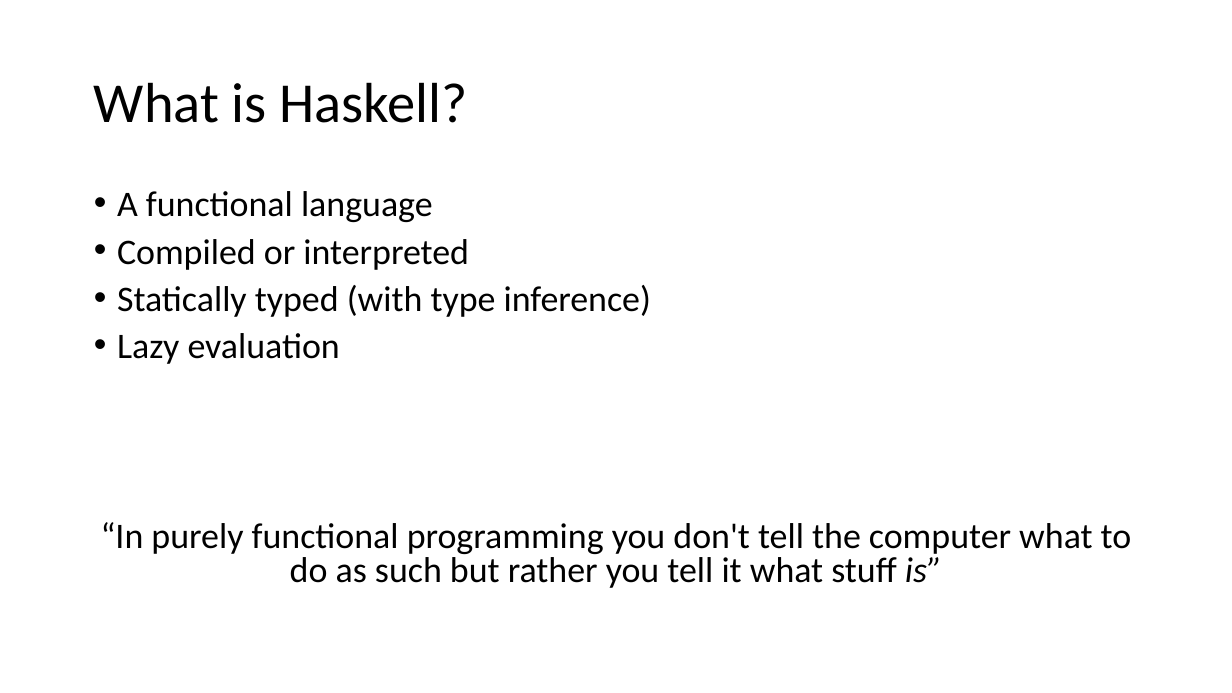
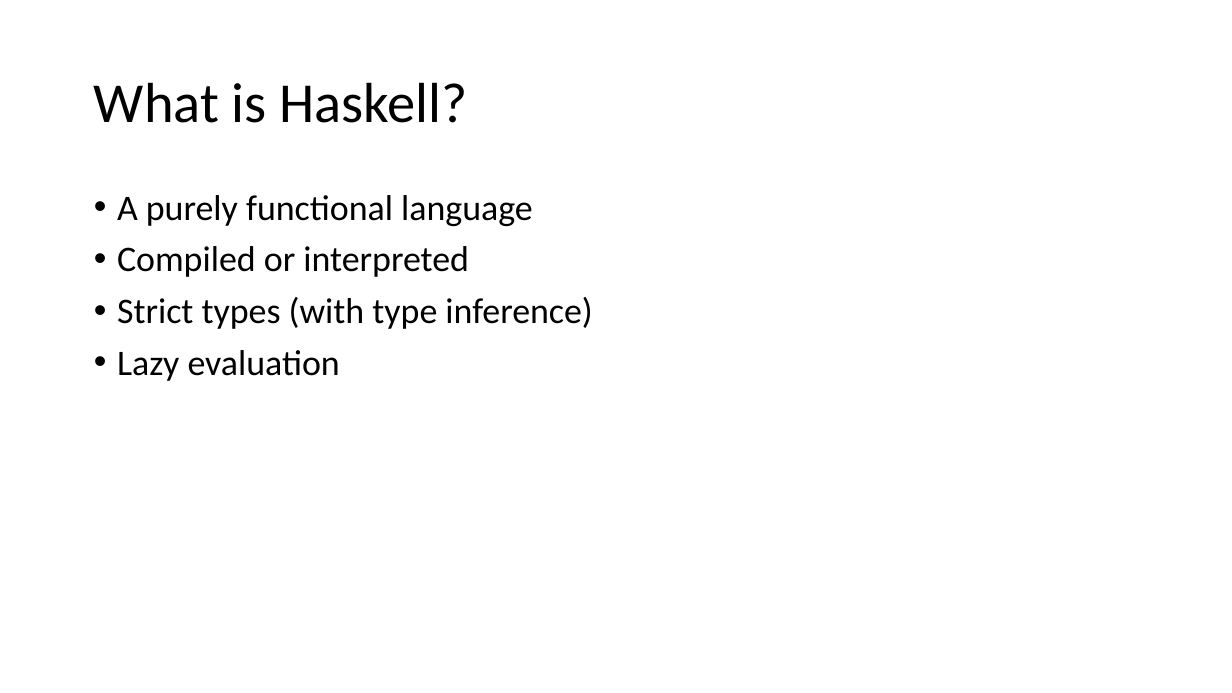
Before and after one commit to JGShaw/Haskell-Brown-Bag, a slide deck: slide 4 of slides.pptx. Drawn at 1232x693 pixels with LibreOffice and Linux fonts; fonts in the diff are those of the drawing. Boxes give left, top, right and bottom in pixels: in the first picture for what was removed or moved away, otherwise in the second. Text is boxed around its words. In the diff, an @@ line names an element or a change of style, - is before the commit and + after.

Commit message:
Changes

```diff
--- a/slides.pptx
+++ b/slides.pptx
@@ text at [117, 195, 533, 226]: text changed @@
-• A functional language
+• A purely functional language
@@ text at [117, 246, 469, 381]: line spacing 0.8 to 0.9 @@
@@ text at [117, 297, 592, 329]: text changed @@
-• Statically typed (with type inference)
+• Strict types (with type inference)
@@ text at [101, 522, 1132, 588]: paragraph removed @@
-“In purely functional programming you don't tell the computer what to do as such but rather you tell it what stuff is”
```
